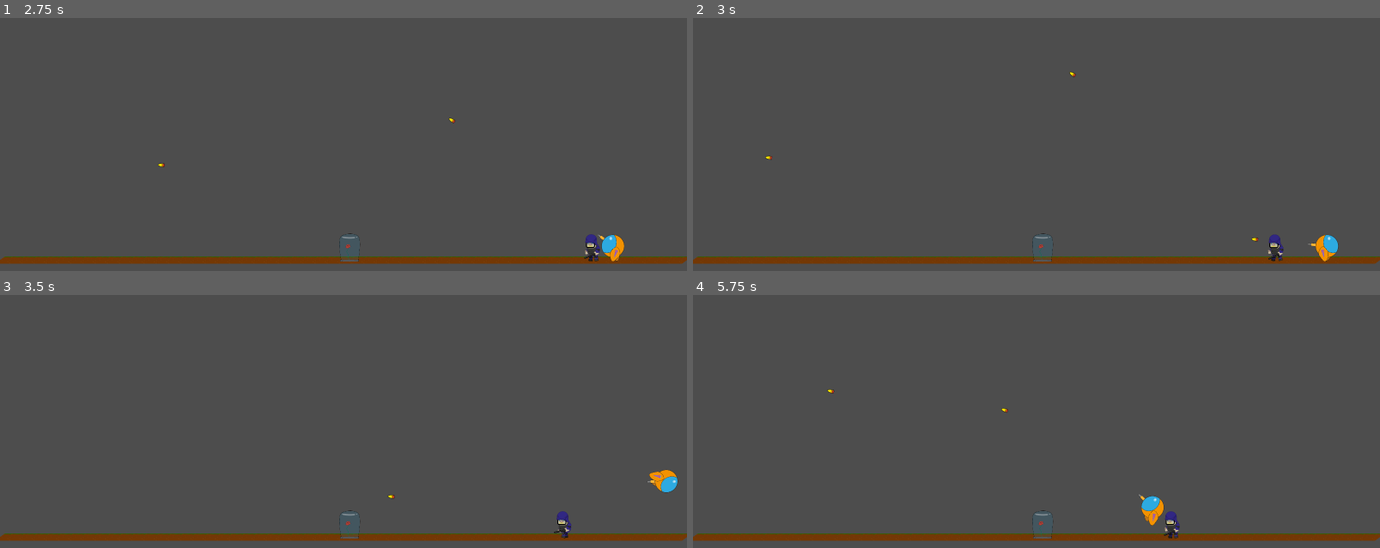
Above: before the commit, frames 1-4 (two rows, left to right).
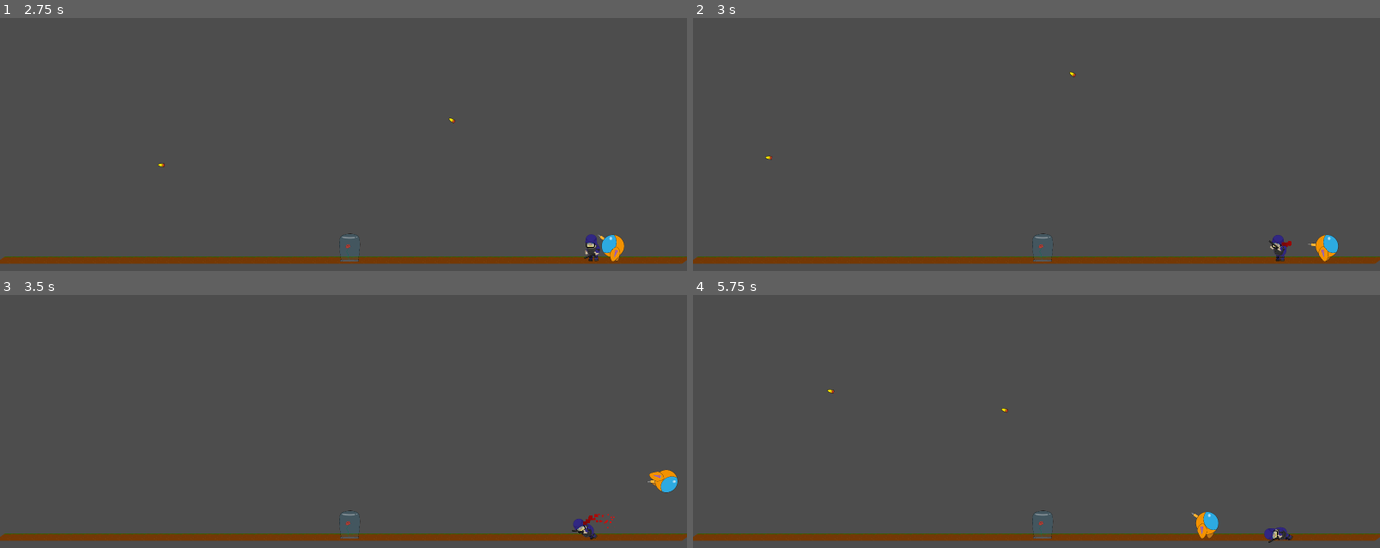
Above: after the commit, the same moments.

Repository: Jeremiejade/rose
Game: Godot game, scene res://scenes/Level/level.tscn
The game is run twice, just before and just after one commit, with the same random seed, the same clock (stepped at 60 frames per second) and the same inputs. This scene is started directly instead of the project's main scene.
Inputs (mouse positions are in pixels of both pictures, inside the frame that each line leads up to):
- Up to frame 1 (2.75 s): move the mouse to (494, 141) at 0.52 s; hold D (move_right) 0.53-2.03 s; click (494, 141) at 0.6 s; tap Space (jump) at 0.77, 1.52 s; move the mouse to (206, 169) at 1.27 s; click (206, 169) at 1.35 s; move the mouse to (412, 93) at 2.02 s; hold A (move_left) from 2.03 s (still down); click (412, 93) at 2.1 s
- Up to frame 2 (3 s): move the mouse to (1002, 210) at 2.77 s; release A (move_left) at 2.78 s; hold D (move_right) from 2.78 s (still down); click (1002, 210) at 2.85 s
- Up to frame 3 (3.5 s): keep holding D (move_right); tap Space (jump) at 3.02 s
- Up to frame 4 (5.75 s): move the mouse to (1242, 474) at 3.52 s; click (1242, 474) at 3.6 s; tap Space (jump) at 3.77, 4.52 s; move the mouse to (830, 391) at 4.27 s; release D (move_right) at 4.28 s; hold A (move_left) 4.28-5.03 s; click (830, 391) at 4.35 s; move the mouse to (1070, 431) at 5.02 s; hold D (move_right) from 5.03 s (still down); click (1070, 431) at 5.1 s

Frame 1 is identical in both runs. In frame 2, 0.2% of the frame differs, in the area x 81-88%, y 85-97%; in frame 3, 0.4%; in frame 4, 0.9%, in the area x 64-88%, y 78-98%.

Commit message:
make ennemy crs die

Diff:
--- a/bullet_gun.gd
+++ b/bullet_gun.gd
@@ -14,11 +14,20 @@
 
 
 func _on_body_shape_entered(_body_rid: RID, body: Node2D, _body_shape_index: int, _local_shape_index: int) -> void:
-	if(body.name == "Ground" and !isExplosing):
-		$Bullet.visible = false
-		$AnimatedSprite2D.play("boom")
-		$AnimatedSprite2D.visible = true
-		isExplosing = true
+	if !isExplosing :
+		if body.has_method("isEnnemy"):
+			body.addAttack({
+				"type": "bullet",
+				"degat": 10,
+				"position": self.global_position,
+				"rotation": self.global_rotation
+			})
+			queue_free()
+		if(body.name == "Ground"):
+			$Bullet.visible = false
+			$AnimatedSprite2D.play("boom")
+			$AnimatedSprite2D.visible = true
+			isExplosing = true
 
 func _on_animated_sprite_2d_animation_finished() -> void:
 	queue_free()
--- /dev/null
+++ b/scenes/effect/blood_impact_bullet.gd
@@ -0,0 +1,4 @@
+extends Node2D
+
+func stopEmit():
+	$CPUParticles2D.emitting = false;
--- /dev/null
+++ b/scenes/effect/blood_impact_bullet.tscn
@@ -0,0 +1,33 @@
+[gd_scene load_steps=5 format=3 uid="uid://bhvxvmtv5add4"]
+
+[ext_resource type="Script" uid="uid://dnihdfooskb1e" path="res://scenes/effect/blood_impact_bullet.gd" id="1_u8wdd"]
+
+[sub_resource type="Curve" id="Curve_phad0"]
+_data = [Vector2(0, 1), 0.0, 0.0, 0, 0, Vector2(0.750923, 0.501618), 0.0, 0.0, 0, 0, Vector2(1, 0), 0.0, 0.0, 0, 0]
+point_count = 3
+
+[sub_resource type="Curve" id="Curve_u8wdd"]
+_data = [Vector2(0, 1), 0.0, 0.0, 0, 0, Vector2(0.751845, 0.505823), 0.0, 0.0, 0, 0, Vector2(1, 0), 0.0, 0.0, 0, 0]
+point_count = 3
+
+[sub_resource type="Gradient" id="Gradient_ajxed"]
+colors = PackedColorArray(0.481789, 0.481789, 0.481789, 1, 1, 1, 1, 1)
+
+[node name="Blood_IMPACT_BULLET" type="Node2D"]
+script = ExtResource("1_u8wdd")
+
+[node name="CPUParticles2D" type="CPUParticles2D" parent="."]
+amount = 50
+lifetime = 0.35
+direction = Vector2(-1, 0)
+spread = 20.0
+gravity = Vector2(0, 0)
+initial_velocity_min = 428.33
+initial_velocity_max = 428.33
+scale_amount_min = 0.0
+scale_amount_max = 10.54
+split_scale = true
+scale_curve_x = SubResource("Curve_phad0")
+scale_curve_y = SubResource("Curve_u8wdd")
+color = Color(1, 0.0627451, 0.0588235, 1)
+color_ramp = SubResource("Gradient_ajxed")
--- a/scenes/enemies/enemy_crs.gd
+++ b/scenes/enemies/enemy_crs.gd
@@ -1,16 +1,25 @@
 extends CharacterBody2D
 
 var SPEED = 100
-var direction = -1
 var state = 'walk'
+@export var health = 10;
+@export var direction = -1
+var blood;
+const BLOOD_BULLET = preload("res://scenes/effect/blood_impact_bullet.tscn");
+
 
 func _physics_process(delta: float) -> void:
-	if not is_on_floor():
-		velocity += get_gravity() * delta
-	if state == 'walk':
-		velocity.x = direction * SPEED
-	else :
+	if health <= 0:
+		state = "dead"
 		velocity.x = move_toward(velocity.x, 0, SPEED)
+
+	if state != "dead" :
+		if not is_on_floor():
+			velocity += get_gravity() * delta
+		if state == 'walk':
+			velocity.x = direction * SPEED
+		else :
+			velocity.x = move_toward(velocity.x, 0, SPEED)
 	handleAnimation()
 	move_and_slide()
 
@@ -20,8 +29,40 @@
 		$AnimationPlayer.play("walk")
 	elif state == 'attack':
 		$AnimationPlayer.play("attack")
+	elif state == 'dead' and $AnimationPlayer.is_playing():
+		$AnimationPlayer.play("death")
+
+func onDieAnnimationEnd():
+	$AnimationPlayer.stop(true)
+	blood.stopEmit()
+	print("0")
+	await get_tree().create_timer(10).timeout
+	queue_free()
+
+func addAttack(attack):
+	health -= attack.degat
+	if attack.type == "bullet":
+		var imapctPosition = attack.position.y;
+		var headPostion = $body/CrsHead/headBottom.global_position.y
+		if imapctPosition < headPostion:
+			addBlood($body/CrsHead, attack)
+			return
+		var bodyPosition = $body/CrsBody/bodyBottom.global_position.y
+		if imapctPosition < bodyPosition:
+			addBlood($body/CrsBody, attack)
+			return
+		addBlood($body/CrsFrontLeg, attack)
 
 
+func addBlood(parent: Sprite2D, attack):
+	blood = BLOOD_BULLET.instantiate()
+	parent.add_child(blood)
+	blood.rotation = attack.rotation
+	blood.global_position = attack.position;
+	pass
+
+func isEnnemy():
+	return true;
 
 func _on_wepon_body_entered(body: Node2D) -> void:
 	if body.name == 'rose' || body.name == 'NewPlayer':
--- a/scenes/enemies/enemy_crs.tscn
+++ b/scenes/enemies/enemy_crs.tscn
@@ -172,6 +172,18 @@
 "transitions": PackedFloat32Array(1),
 "update": 1,
 "values": [true]
+}
+tracks/13/type = "value"
+tracks/13/imported = false
+tracks/13/enabled = true
+tracks/13/path = NodePath("CollisionShape2D:disabled")
+tracks/13/interp = 1
+tracks/13/loop_wrap = true
+tracks/13/keys = {
+"times": PackedFloat32Array(0),
+"transitions": PackedFloat32Array(1),
+"update": 1,
+"values": [false]
 }
 
 [sub_resource type="Animation" id="Animation_brrmv"]
@@ -484,10 +496,186 @@
 "values": [-0.267614, -0.0753275, 0.101399, -0.0831076]
 }
 
+[sub_resource type="Animation" id="Animation_g0u10"]
+resource_name = "death"
+length = 1.25
+step = 0.05
+tracks/0/type = "value"
+tracks/0/imported = false
+tracks/0/enabled = true
+tracks/0/path = NodePath("CollisionShape2D:disabled")
+tracks/0/interp = 1
+tracks/0/loop_wrap = true
+tracks/0/keys = {
+"times": PackedFloat32Array(0),
+"transitions": PackedFloat32Array(1),
+"update": 1,
+"values": [true]
+}
+tracks/1/type = "value"
+tracks/1/imported = false
+tracks/1/enabled = true
+tracks/1/path = NodePath("body/CrsBackArm:position")
+tracks/1/interp = 1
+tracks/1/loop_wrap = true
+tracks/1/keys = {
+"times": PackedFloat32Array(0.151433, 0.45, 0.9),
+"transitions": PackedFloat32Array(1, 1, 1),
+"update": 0,
+"values": [Vector2(-11, -13), Vector2(-21, 7), Vector2(-11, 56)]
+}
+tracks/2/type = "value"
+tracks/2/imported = false
+tracks/2/enabled = true
+tracks/2/path = NodePath("body/CrsBackArm:rotation")
+tracks/2/interp = 1
+tracks/2/loop_wrap = true
+tracks/2/keys = {
+"times": PackedFloat32Array(0.151433, 0.45, 0.9),
+"transitions": PackedFloat32Array(1, 1, 1),
+"update": 0,
+"values": [1.05202, 0.966835, 0.966835]
+}
+tracks/3/type = "value"
+tracks/3/imported = false
+tracks/3/enabled = true
+tracks/3/path = NodePath("body/CrsBackLeg:position")
+tracks/3/interp = 1
+tracks/3/loop_wrap = true
+tracks/3/keys = {
+"times": PackedFloat32Array(0.150955, 0.45, 0.9),
+"transitions": PackedFloat32Array(1, 1, 1),
+"update": 0,
+"values": [Vector2(-10, 19), Vector2(6, 20), Vector2(15, 54)]
+}
+tracks/4/type = "value"
+tracks/4/imported = false
+tracks/4/enabled = true
+tracks/4/path = NodePath("body/CrsBackLeg:rotation")
+tracks/4/interp = 1
+tracks/4/loop_wrap = true
+tracks/4/keys = {
+"times": PackedFloat32Array(0.150955, 0.45, 0.9),
+"transitions": PackedFloat32Array(1, 1, 1),
+"update": 0,
+"values": [0.0, -0.319027, -1.40741]
+}
+tracks/5/type = "value"
+tracks/5/imported = false
+tracks/5/enabled = true
+tracks/5/path = NodePath("body/CrsFrontLeg:position")
+tracks/5/interp = 1
+tracks/5/loop_wrap = true
+tracks/5/keys = {
+"times": PackedFloat32Array(0.150478, 0.45, 0.9),
+"transitions": PackedFloat32Array(1, 1, 1),
+"update": 0,
+"values": [Vector2(14, 23), Vector2(19, 27), Vector2(33, 41)]
+}
+tracks/6/type = "value"
+tracks/6/imported = false
+tracks/6/enabled = true
+tracks/6/path = NodePath("body/CrsFrontLeg:rotation")
+tracks/6/interp = 1
+tracks/6/loop_wrap = true
+tracks/6/keys = {
+"times": PackedFloat32Array(0.150478, 0.45, 0.9),
+"transitions": PackedFloat32Array(1, 1, 1),
+"update": 0,
+"values": [0.0, -0.743523, -1.04212]
+}
+tracks/7/type = "value"
+tracks/7/imported = false
+tracks/7/enabled = true
+tracks/7/path = NodePath("body/CrsBody:position")
+tracks/7/interp = 1
+tracks/7/loop_wrap = true
+tracks/7/keys = {
+"times": PackedFloat32Array(0.15, 0.45, 0.9),
+"transitions": PackedFloat32Array(1, 1, 1),
+"update": 0,
+"values": [Vector2(1, -5), Vector2(-1, 10), Vector2(-4.76837e-07, 34)]
+}
+tracks/8/type = "value"
+tracks/8/imported = false
+tracks/8/enabled = true
+tracks/8/path = NodePath("body/CrsBody:rotation")
+tracks/8/interp = 1
+tracks/8/loop_wrap = true
+tracks/8/keys = {
+"times": PackedFloat32Array(0.15, 0.45, 0.9),
+"transitions": PackedFloat32Array(1, 1, 1),
+"update": 0,
+"values": [0.0, -0.458856, -1.38582]
+}
+tracks/9/type = "value"
+tracks/9/imported = false
+tracks/9/enabled = true
+tracks/9/path = NodePath("body/CrsHead:position")
+tracks/9/interp = 1
+tracks/9/loop_wrap = true
+tracks/9/keys = {
+"times": PackedFloat32Array(0.15, 0.45, 0.9, 1.1, 1.2),
+"transitions": PackedFloat32Array(1, 1, 1, 1, 1),
+"update": 0,
+"values": [Vector2(-11, -43), Vector2(-38, -20), Vector2(-41, 27), Vector2(-41, 27), Vector2(-46, 38)]
+}
+tracks/10/type = "value"
+tracks/10/imported = false
+tracks/10/enabled = true
+tracks/10/path = NodePath("body/CrsHead:rotation")
+tracks/10/interp = 1
+tracks/10/loop_wrap = true
+tracks/10/keys = {
+"times": PackedFloat32Array(0.15, 0.45, 0.9, 1.1, 1.2),
+"transitions": PackedFloat32Array(1, 1, 1, 1, 1),
+"update": 0,
+"values": [0.155858, -0.478345, -1.0303, -1.0303, -1.53683]
+}
+tracks/11/type = "value"
+tracks/11/imported = false
+tracks/11/enabled = true
+tracks/11/path = NodePath("body/CrsFrontArm:position")
+tracks/11/interp = 1
+tracks/11/loop_wrap = true
+tracks/11/keys = {
+"times": PackedFloat32Array(0.15, 0.45, 0.9),
+"transitions": PackedFloat32Array(1, 1, 1),
+"update": 0,
+"values": [Vector2(27.407, -9.95702), Vector2(15, 2), Vector2(8, 20)]
+}
+tracks/12/type = "value"
+tracks/12/imported = false
+tracks/12/enabled = true
+tracks/12/path = NodePath("body/CrsFrontArm:rotation")
+tracks/12/interp = 1
+tracks/12/loop_wrap = true
+tracks/12/keys = {
+"times": PackedFloat32Array(0.15, 0.45, 0.9),
+"transitions": PackedFloat32Array(1, 1, 1),
+"update": 0,
+"values": [0.905784, 0.546393, -0.251368]
+}
+tracks/13/type = "method"
+tracks/13/imported = false
+tracks/13/enabled = true
+tracks/13/path = NodePath(".")
+tracks/13/interp = 1
+tracks/13/loop_wrap = true
+tracks/13/keys = {
+"times": PackedFloat32Array(1.2),
+"transitions": PackedFloat32Array(1),
+"values": [{
+"args": [],
+"method": &"onDieAnnimationEnd"
+}]
+}
+
 [sub_resource type="AnimationLibrary" id="AnimationLibrary_w12oc"]
 _data = {
 &"RESET": SubResource("Animation_a2cop"),
 &"attack": SubResource("Animation_brrmv"),
+&"death": SubResource("Animation_g0u10"),
 &"walk": SubResource("Animation_sh54r")
 }
 
@@ -520,9 +708,15 @@
 position = Vector2(1, -5)
 texture = ExtResource("4_gbvbm")
 
+[node name="bodyBottom" type="Node2D" parent="body/CrsBody"]
+position = Vector2(-1, 32)
+
 [node name="CrsHead" type="Sprite2D" parent="body"]
 position = Vector2(-11, -43)
 texture = ExtResource("5_awp8h")
+
+[node name="headBottom" type="Node2D" parent="body/CrsHead"]
+position = Vector2(-1, 33)
 
 [node name="CrsFrontArm" type="Sprite2D" parent="body"]
 position = Vector2(27.407, -9.95702)
Not shown, added: scenes/effect/blood_impact_bullet.gd.uid
Not shown: 1 places in scenes/enemies/enemy_crs.tscn that only renumber resources
